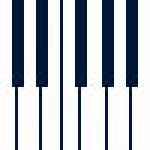
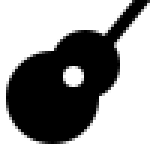
The second 150×150 image is a revision of the first. Changes to its layers:
added layer "Neck" above "Sound Hole" over <box>96,0,150,54</box>
added layer "Sound Hole" above "Top Hump" over <box>63,66,84,87</box>
added layer "Top Hump" above "Lower hump" over <box>51,30,120,99</box>
added layer "Lower hump" above "Layer 0" over <box>6,51,99,144</box>
added layer "Layer 0" over <box>0,0,150,150</box>
